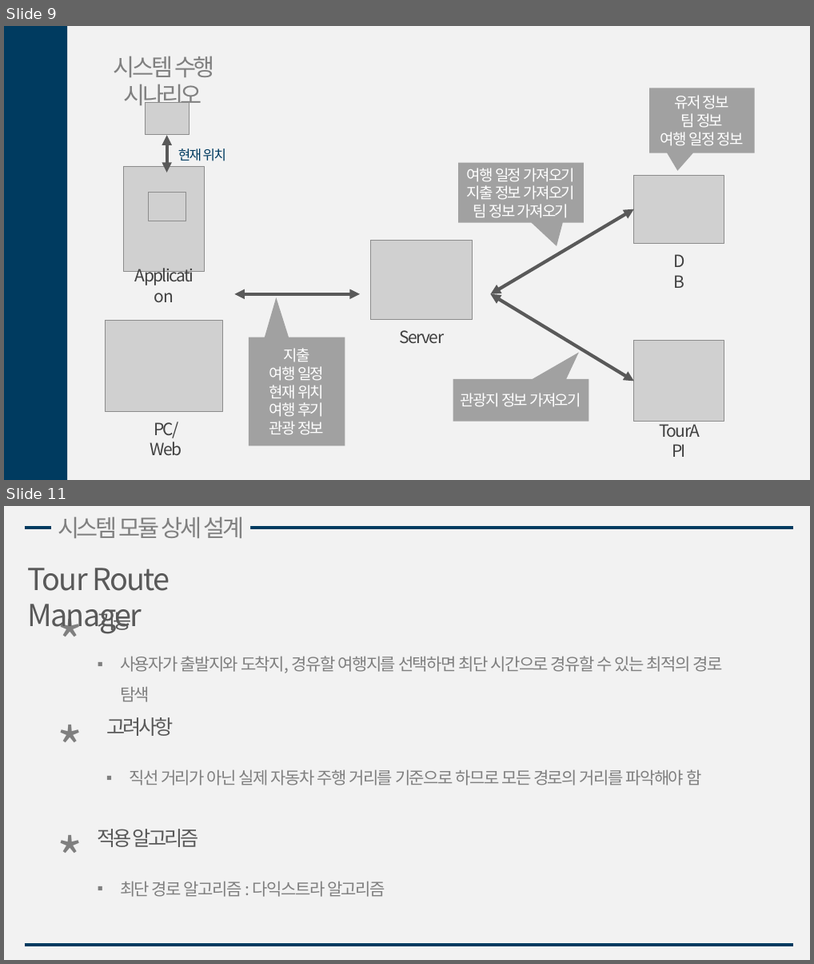
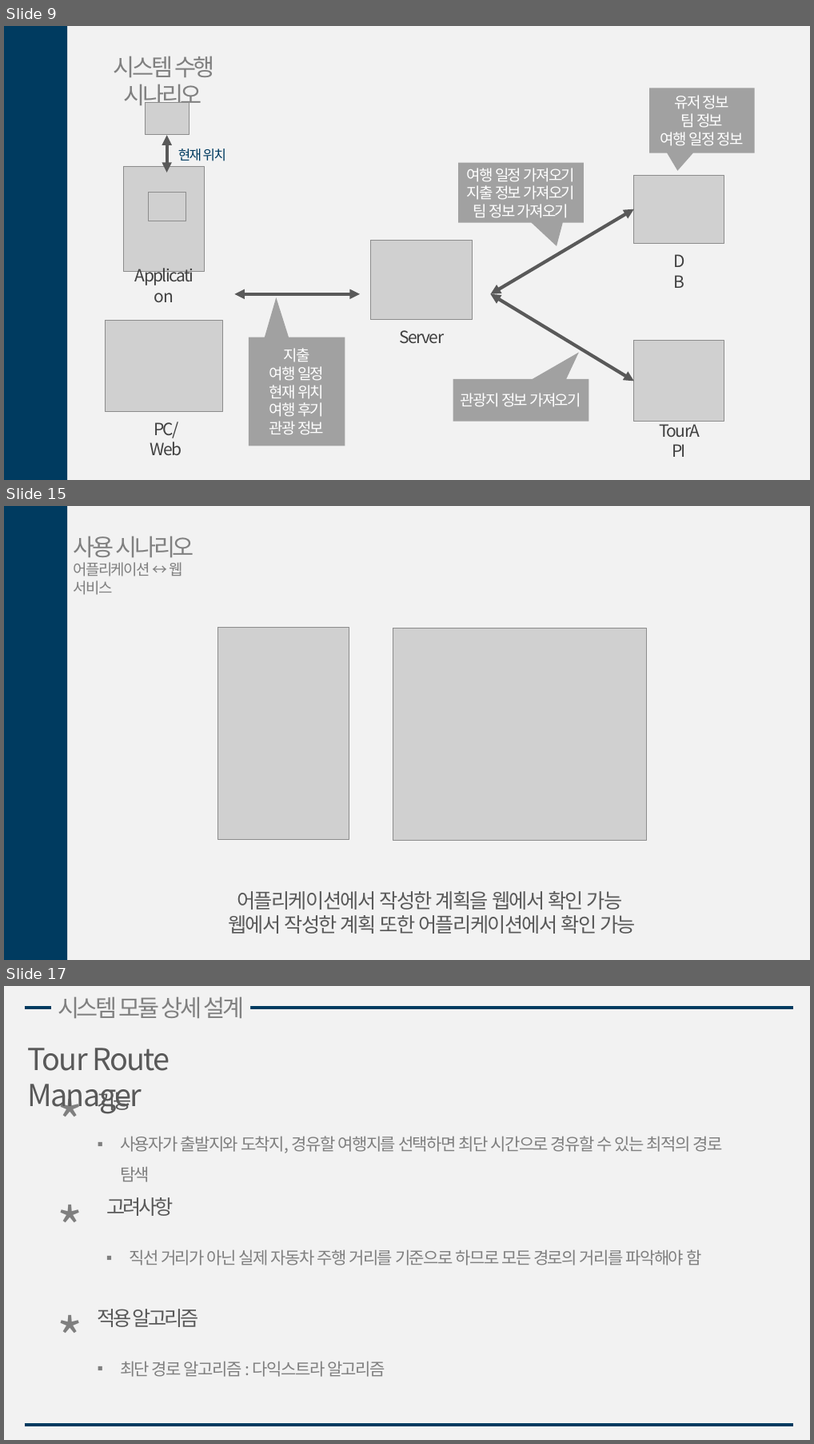
Before and after one commit to gmlrud1211/project, a slide deck: document/설계서.pptx. Shown one above the other, each under a label of ours: slides 9 and 11 before the commit, slides 9, 15 and 17 after it; the slides between them are not shown. The pictures are 814x964 and 814x1444 pixels, drawn with LibreOffice and Linux fonts; fonts in the diff are those of the drawing; grey boxes stand for pictures. Boxes give left, top, right and bottom in pixels: in the first picture for what was removed or moved away, otherwise in the second. Text is boxed around its words. In the diff, an @@ line names an element or a change of style, - is before the commit and + after.

```diff
--- a/document/설계서.pptx
+++ b/document/설계서.pptx
@@ slide 15 added at [4,506,810,960], background #F2F2F2 @@
@@ rectangle added at [4,506,67,960], fill #003B60 @@
@@ text added at [74,536,194,595], 18 pt, text #808080 @@
+사용 시나리오
+어플리케이션 ↔ 웹 서비스
@@ picture added at [218,627,349,839] @@
@@ picture added at [393,628,647,840] @@
@@ picture added at [218,659,349,807] @@
@@ text added at [228,891,636,933], 24 pt, text #595959 @@
+어플리케이션에서 작성한 계획을 웹에서 확인 가능
+웹에서 작성한 계획 또한 어플리케이션에서 확인 가능
@@ what was slide 11 is now slide 17 @@
```
Also in this commit, not shown: 4 slides changed, 14 other slides added.
